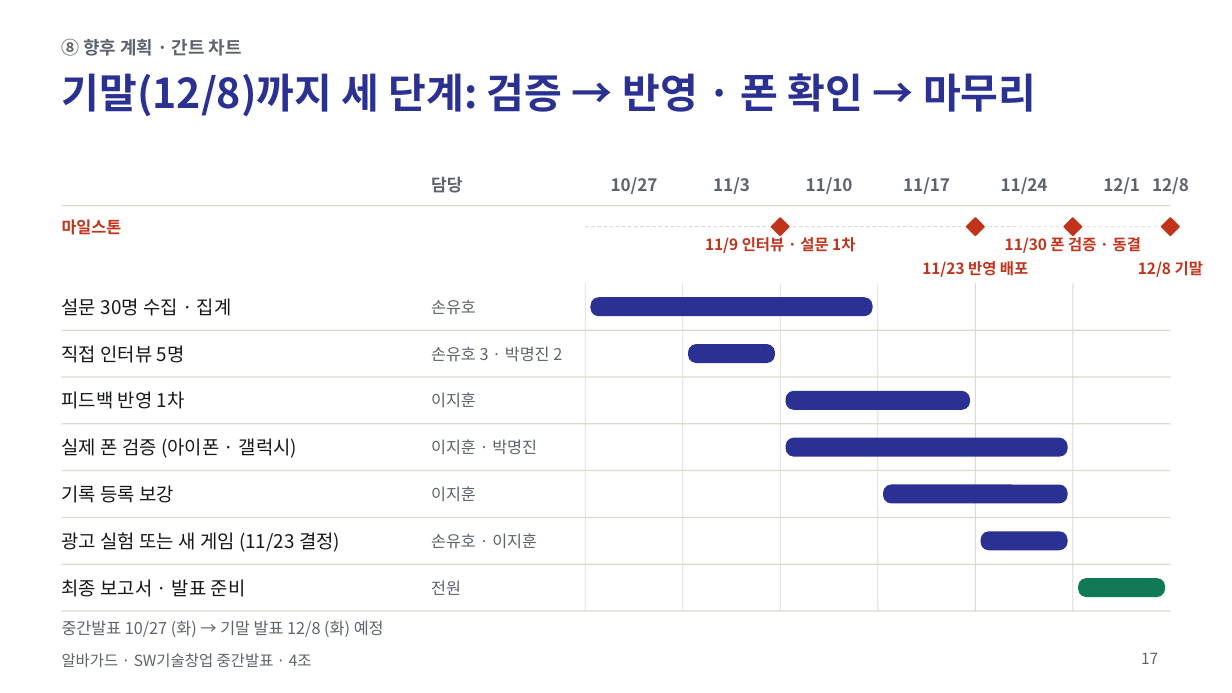
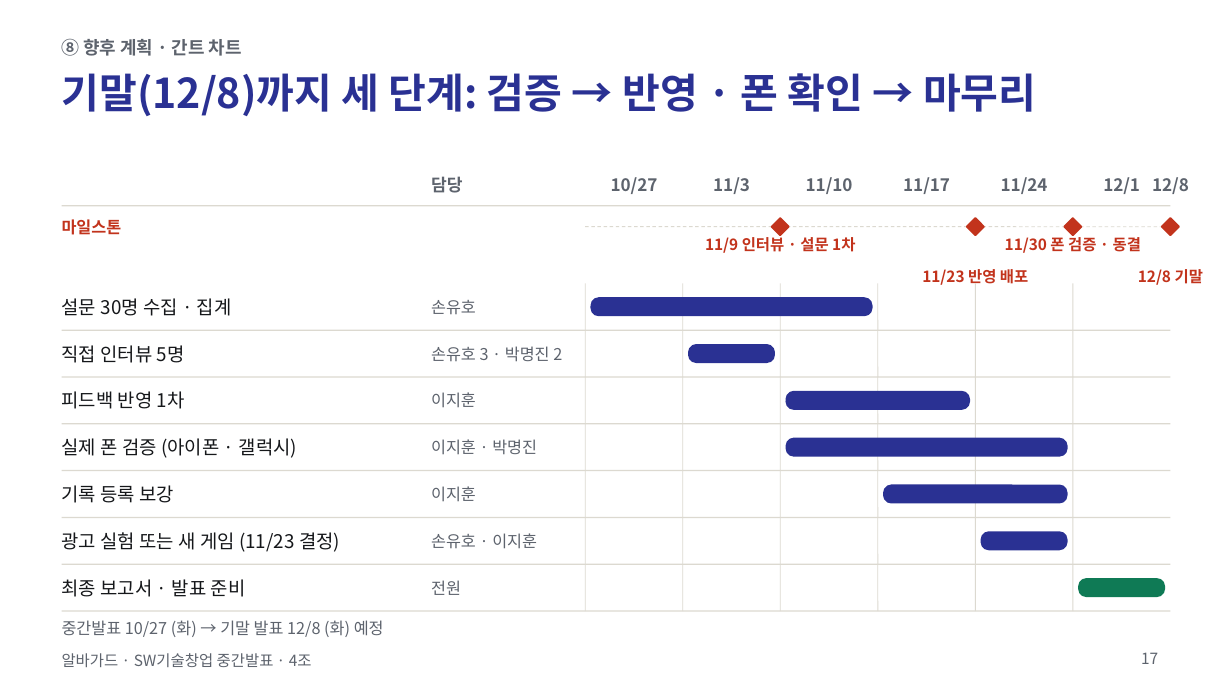
Before and after one commit to jihooni217/albaguard, a slide deck: slide 17 of docs/06_중간발표_PPT_간결판.pptx. Drawn at 1232x693 pixels with LibreOffice and Linux fonts; fonts in the diff are those of the drawing. Boxes give left, top, right and bottom in pixels: in the first picture for what was removed or moved away, otherwise in the second. Text is boxed around its words. In the diff, an @@ line names an element or a change of style, - is before the commit and + after.

```diff
--- a/docs/06_중간발표_PPT_간결판.pptx
+++ b/docs/06_중간발표_PPT_간결판.pptx
@@ text "11/23 반영 배포": place and size @@
-text "11/23 반영 배포" at bbox=[922, 261, 1028, 277]
+text "11/23 반영 배포" at bbox=[922, 269, 1028, 287]
@@ text "12/8 기말": place and size @@
-text "12/8 기말" at bbox=[1138, 261, 1203, 277]
+text "12/8 기말" at bbox=[1138, 269, 1203, 285]
```
Also in this commit, not shown: 3 other files.
